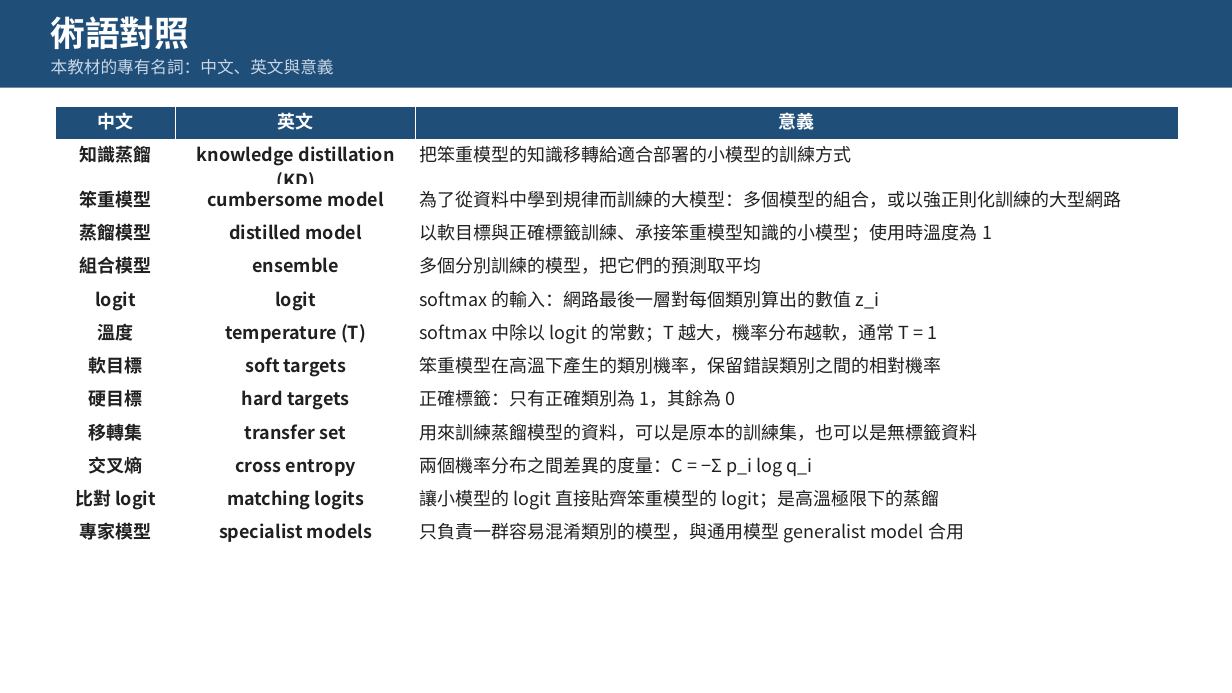
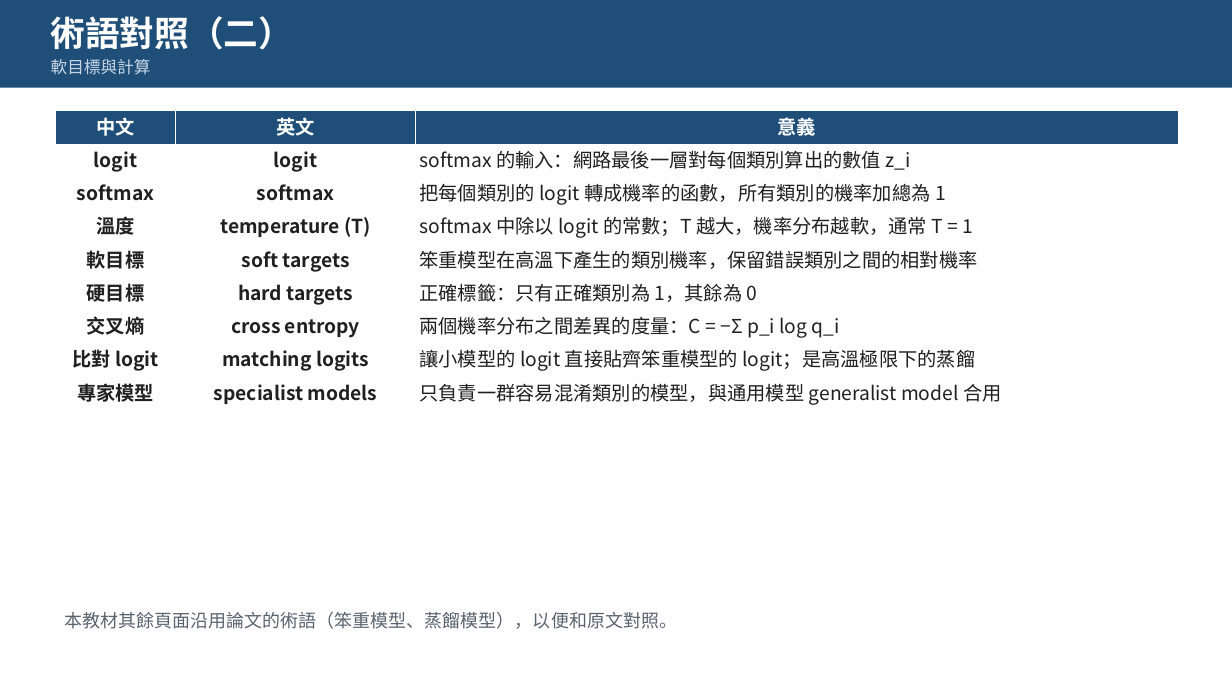
Before and after one commit to pychang-ai/115-1_DLMA, a slide deck: slide 6 of topics/knowledge-distillation/課外主題_知識蒸餾.pptx (slide 5 before the commit). Drawn at 1232x693 pixels with LibreOffice and Linux fonts; fonts in the diff are those of the drawing. Boxes give left, top, right and bottom in pixels: in the first picture for what was removed or moved away, otherwise in the second. Text is boxed around its words. In the diff, an @@ line names an element or a change of style, - is before the commit and + after.

```diff
--- a/topics/knowledge-distillation/課外主題_知識蒸餾.pptx
+++ b/topics/knowledge-distillation/課外主題_知識蒸餾.pptx
@@ text at (x1=51, y1=16, x2=294, y2=50): text changed @@
-術語對照
+術語對照（二）
@@ text at (x1=51, y1=59, x2=151, y2=75): text changed @@
-本教材的專有名詞：中文、英文與意義
+軟目標與計算
@@ table at (x1=55, y1=111, x2=1178, y2=410) @@
-row 2: 知識蒸餾 | knowledge distillation (KD) | 把笨重模型的知識移轉給適合部署的小模型的訓練方式
-row 3: 笨重模型 | cumbersome model | 為了從資料中學到規律而訓練的大模型：多個模型的組合，或以強正則化訓練的大型網路
-row 4: 蒸餾模型 | distilled model | 以軟目標與正確標籤訓練、承接笨重模型知識的小模型；使用時溫度為 1
-row 5: 組合模型 | ensemble | 多個分別訓練的模型，把它們的預測取平均
+row 3: softmax | softmax | 把每個類別的 logit 轉成機率的函數，所有類別的機率加總為 1
-row 10: 移轉集 | transfer set | 用來訓練蒸餾模型的資料，可以是原本的訓練集，也可以是無標籤資料
@@ table resized from (x1=55, y1=106, x2=1178, y2=547) to (x1=55, y1=111, x2=1178, y2=410) @@
@@ text added at (x1=65, y1=612, x2=677, y2=629), 14 pt, text #59636E @@
+本教材其餘頁面沿用論文的術語（笨重模型、蒸餾模型），以便和原文對照。
```
Also in this commit, not shown: 4 other slides changed, 1 slide added, 1 other file.
